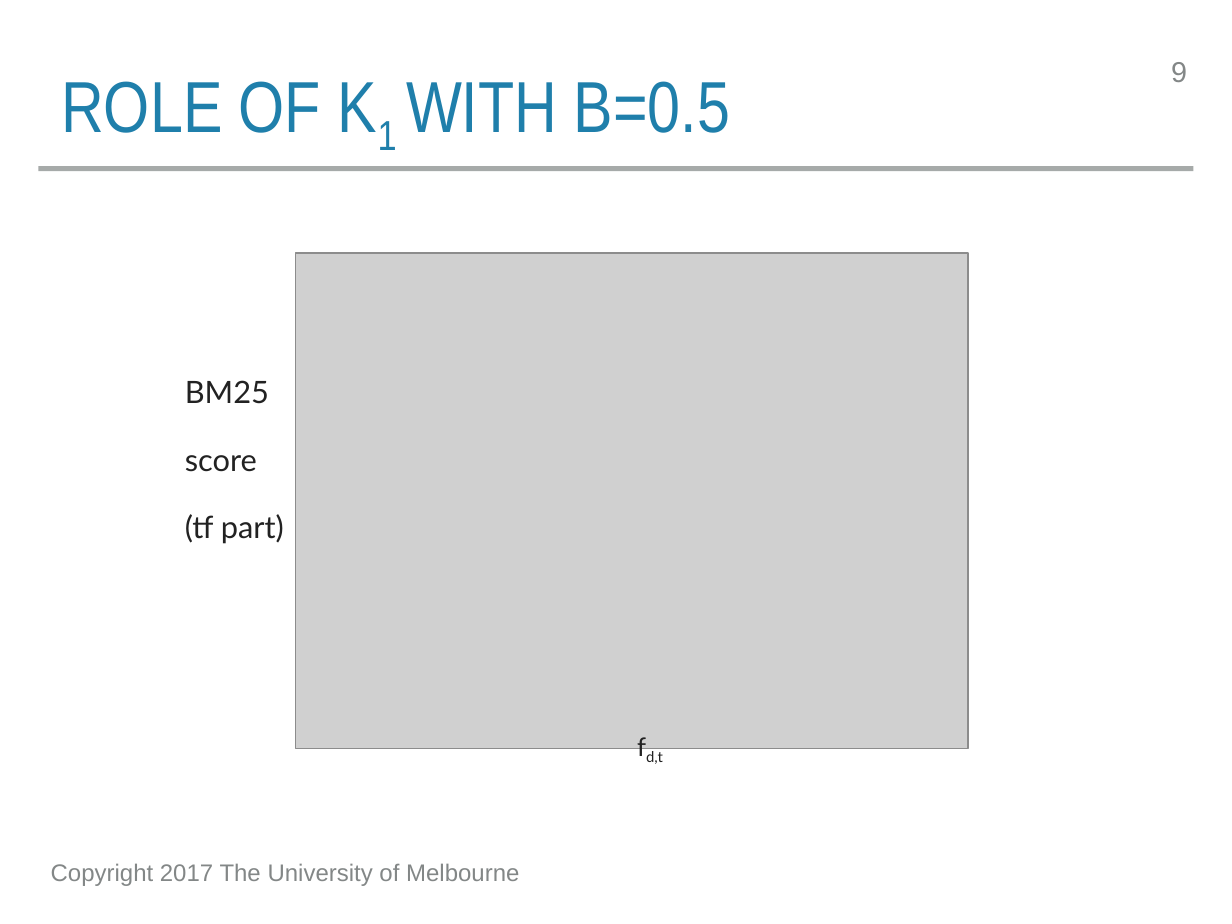
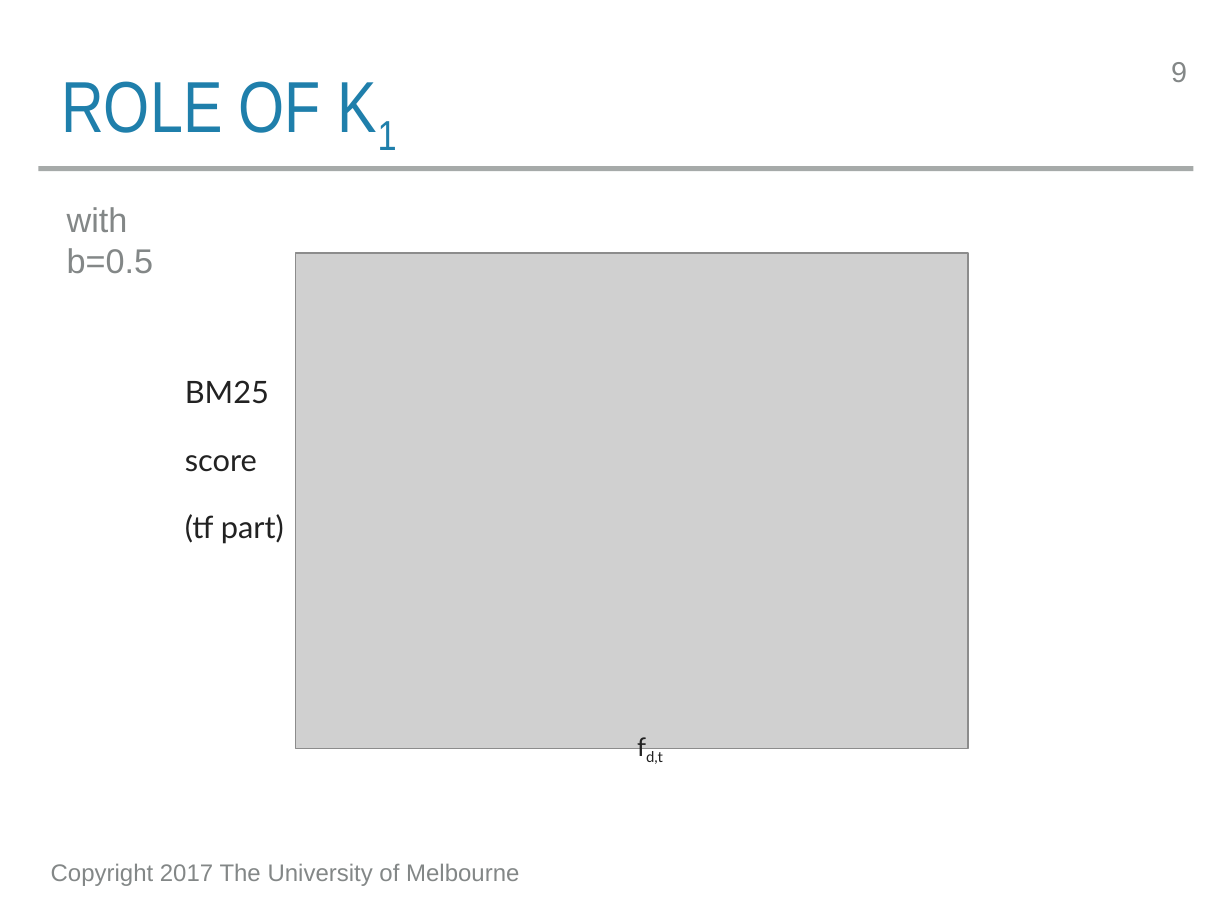
Before and after one commit to trevorcohn/comp90042, a slide deck: slide 9 of slides/WSTA_L17_bm25_lmir.pptx. Drawn at 1232x924 pixels with LibreOffice and Linux fonts; fonts in the diff are those of the drawing; grey boxes stand for pictures. Boxes give left, top, right and bottom in pixels: in the first picture for what was removed or moved away, otherwise in the second. Text is boxed around its words. In the diff, an @@ line names an element or a change of style, - is before the commit and + after.

```diff
--- a/slides/WSTA_L17_bm25_lmir.pptx
+++ b/slides/WSTA_L17_bm25_lmir.pptx
@@ title at [61, 81, 321, 133]: text changed @@
-ROLE OF K1 WITH B=0.5
+ROLE OF K1
@@ text added at [67, 207, 154, 273], 20 pt, text #838787 @@
+with b=0.5
```
Also in this commit, not shown: 2 other slides changed, 4 other files.
